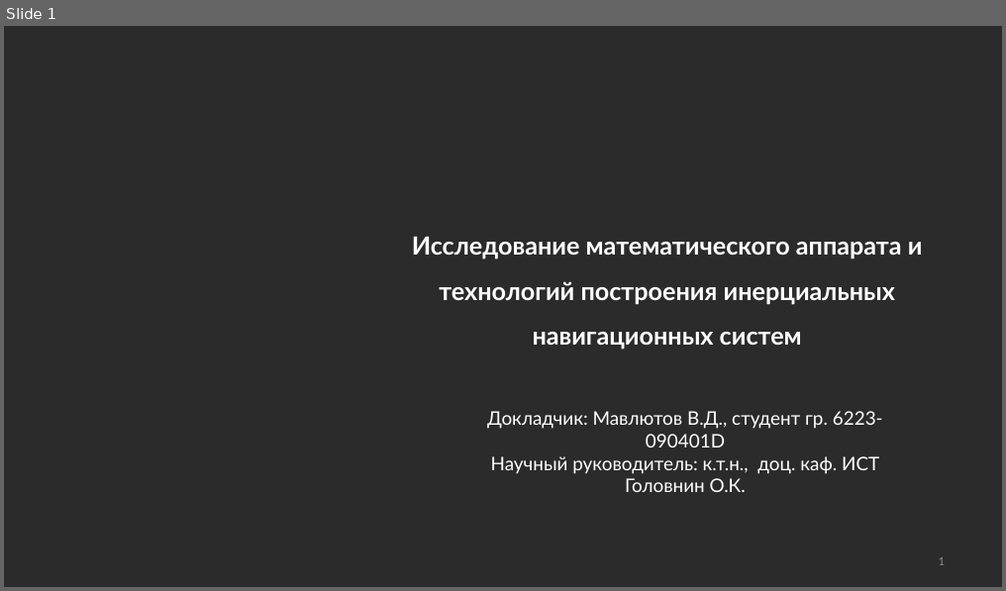
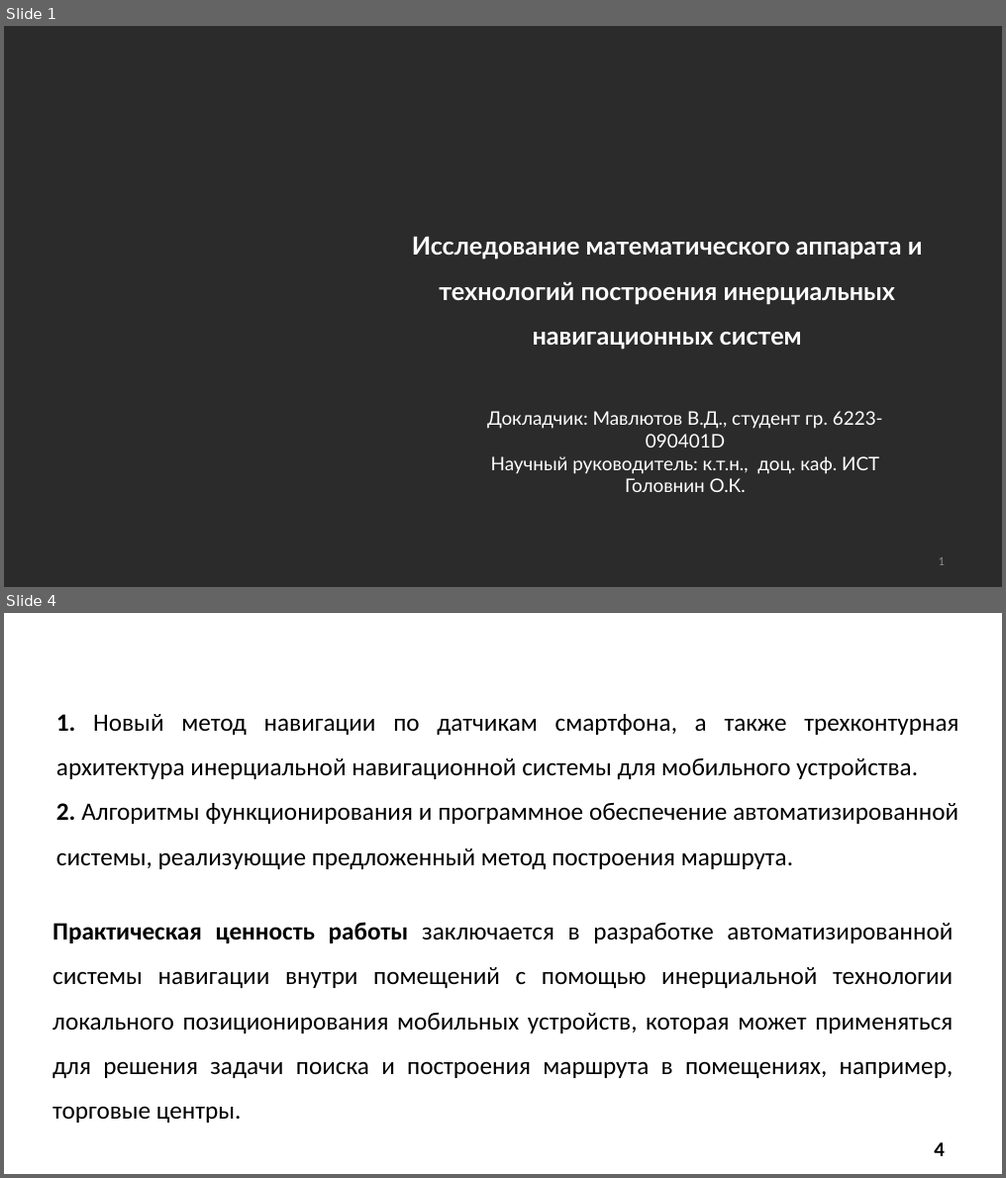
Before and after one commit to SonicRun/DiplomMaga, a slide deck: Mavlyutov_V_D презентация.pptx. Shown one above the other, each under a label of ours: slide 1 before the commit, slides 1 and 4 after it; the slides between them are not shown. The pictures are 1006x591 and 1006x1178 pixels, drawn with LibreOffice and Linux fonts; fonts in the diff are those of the drawing; background and template pictures are left out; a plain dark background stands for a picture behind light text. Boxes give left, top, right and bottom in pixels: in the first picture for what was removed or moved away, otherwise in the second. Text is boxed around its words. In the diff, an @@ line names an element or a change of style, - is before the commit and + after.

Commit message:
Готовый автореферат+ начало работы над презентацией

```diff
--- a/Mavlyutov_V_D презентация.pptx
+++ b/Mavlyutov_V_D презентация.pptx
@@ slide 4 added at box(4, 613, 1002, 1174), background picture (left out) @@
@@ text added at box(196, 632, 844, 674), 28 pt, text #FFFFFF @@
+Научная новизна
@@ text added at box(56, 714, 958, 869), 24 pt, text #000000 @@
+1. Новый метод навигации по датчикам смартфона, а также трехконтурная архитектура инерциальной навигационной системы для мобильного устройства.
+2. Алгоритмы функционирования и программное обеспечение автоматизированной системы, реализующие предложенный метод построения маршрута.
@@ text added at box(53, 922, 953, 1123), 24 pt, text #000000 @@
+Практическая ценность работы заключается в разработке автоматизированной системы навигации внутри помещений с помощью инерциальной технологии локального позиционирования мобильных устройств, которая может применяться для решения задачи поиска и построения маршрута в помещениях, например, торговые центры.
@@ page number added at box(934, 1143, 944, 1157), 20 pt, text #000000, bold @@
+4
```
Also in this commit, not shown: 3 slides changed, 3 other files.
